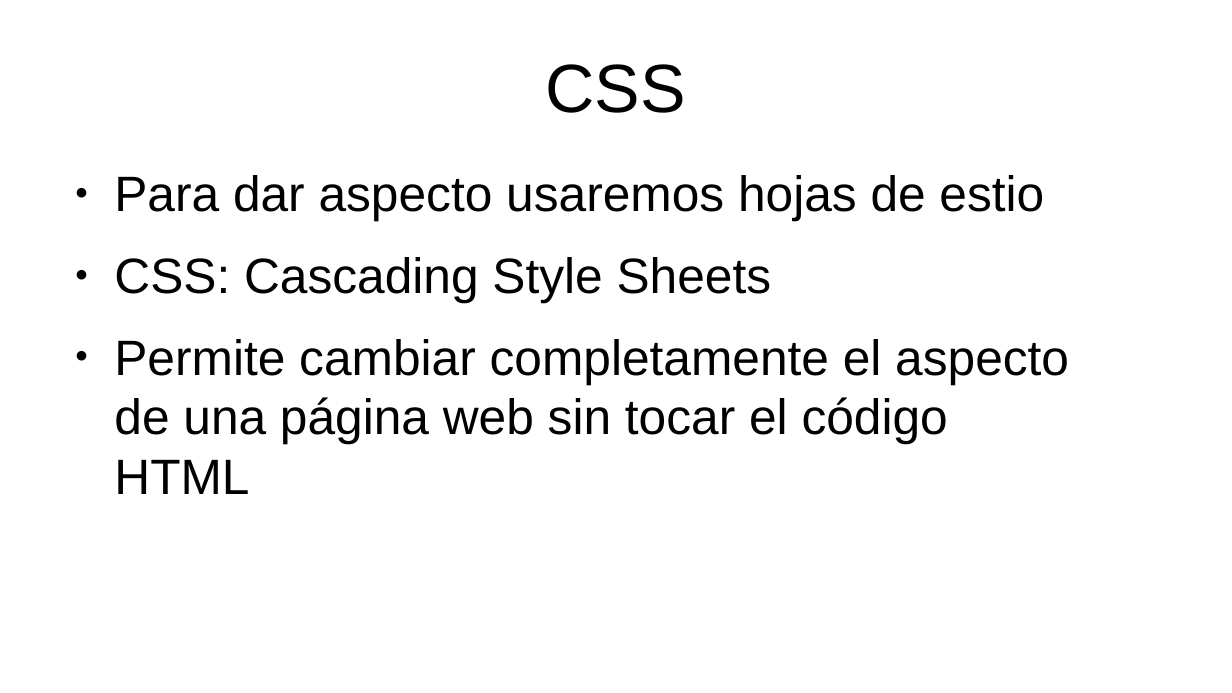
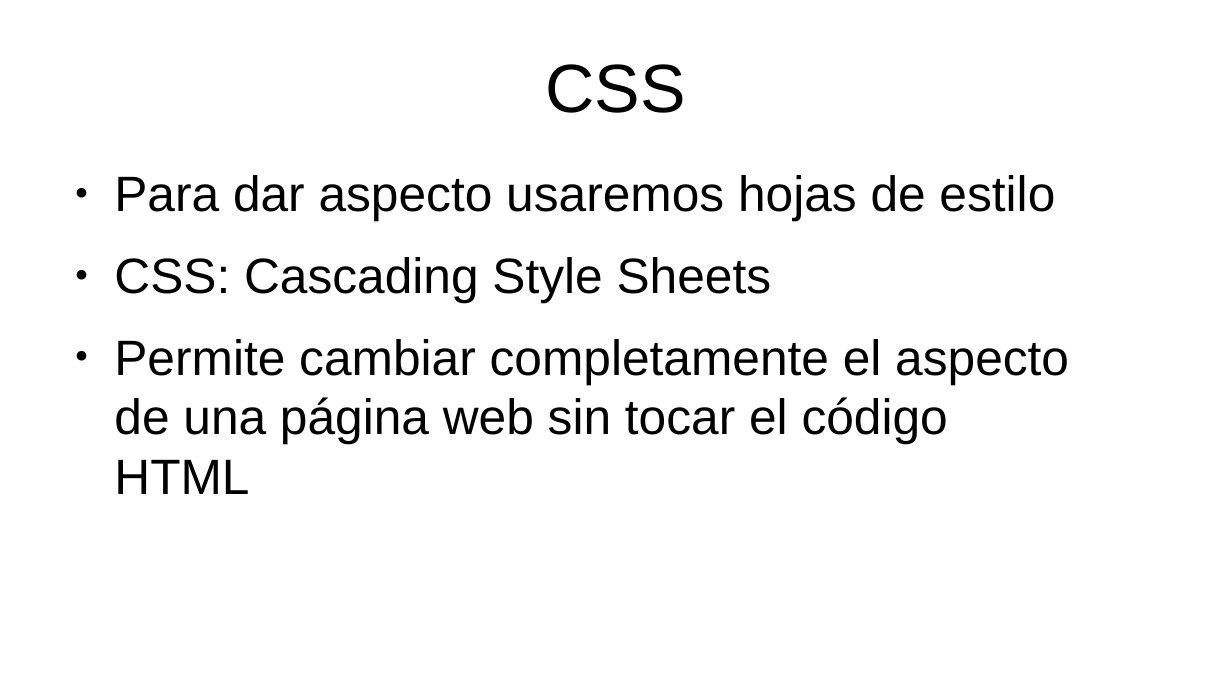
Before and after one commit to mikel-egana-aranguren/EHU-SGSSI-01, a slide deck: slide 27 of SistemasWeb/SistemasWeb.odp. Drawn at 1232x693 pixels with LibreOffice and Linux fonts; fonts in the diff are those of the drawing; background and template pictures are left out. Boxes give left, top, right and bottom in pixels: in the first picture for what was removed or moved away, otherwise in the second. Text is boxed around its words. In the diff, an @@ line names an element or a change of style, - is before the commit and + after.

```diff
--- a/SistemasWeb/SistemasWeb.odp
+++ b/SistemasWeb/SistemasWeb.odp
@@ text at (114,175,1055,221): text changed @@
-● Para dar aspecto usaremos hojas de estio
+● Para dar aspecto usaremos hojas de estilo
```
Also in this commit, not shown: 6 other slides changed, 1 slide added, 1 slide removed, 4 other files.
